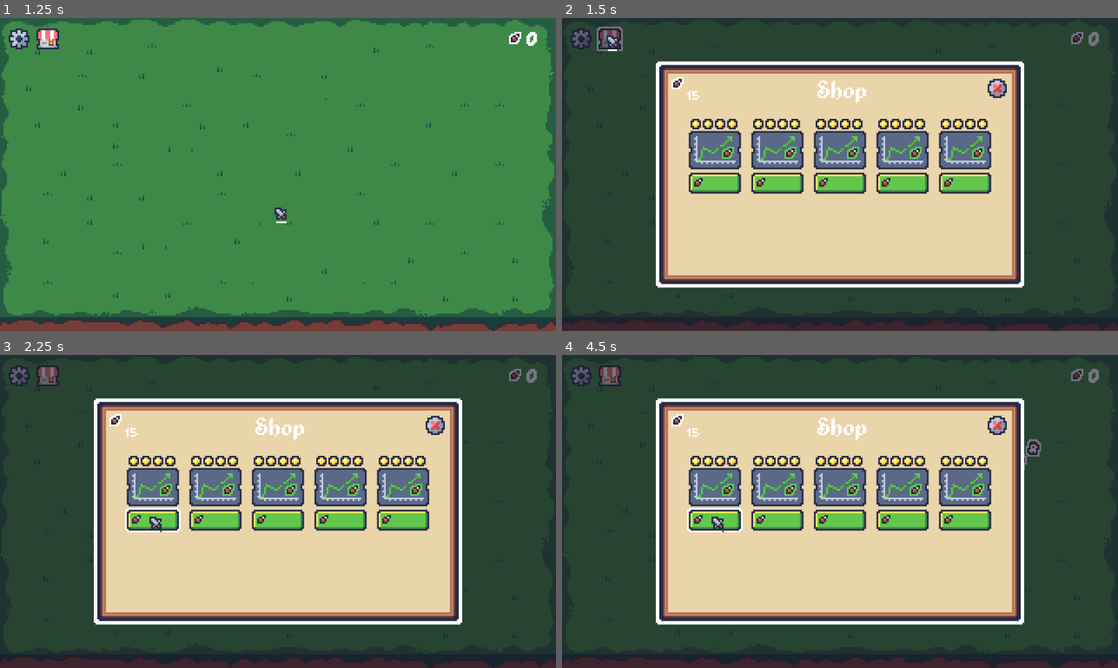
Above: before the commit, frames 1-4 (two rows, left to right).
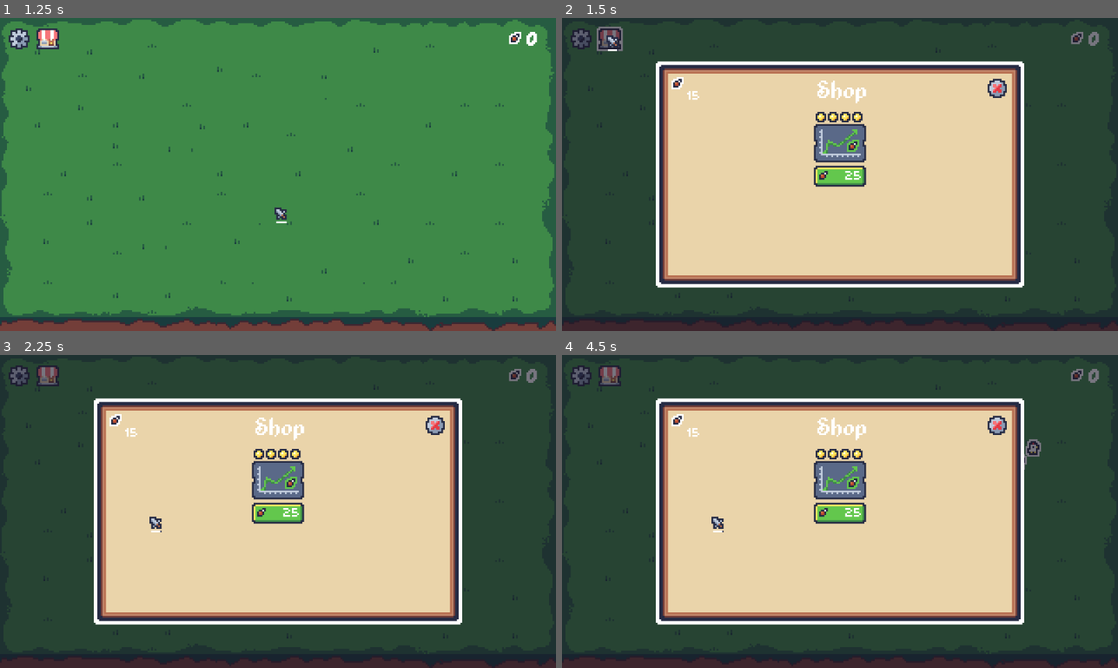
Above: after the commit, the same moments.

Repository: mrbartchak/chicken-incremental-game
Game: Godot game, scene res://ui/menu/main/main_menu.tscn
Two runs of this game, one before a commit and one after it. Both use one fixed random seed, a clock stepped at 60 frames per second and the inputs below. Sound files missing from this copy of the repository are replaced by a short silence.
Inputs (mouse positions are in pixels of both pictures, inside the frame that each line leads up to):
- Up to frame 1 (1.25 s): click "NEW GAME" at 0.5 s
- Up to frame 2 (1.5 s): click (612, 39) at 1.25 s
- Up to frame 3 (2.25 s): click (155, 520) at 2.02 s
- Up to frame 4 (4.5 s): click (840, 514) at 2.75 s, where only the run after the commit has a clickable "25"; click (612, 376) at 3.5 s; click (717, 520) at 4.27 s

Frame 1 is identical in both runs. In frame 2, 9.9% of the frame differs, in the area x 22-78%, y 30-57%; in frame 3, 10%; in frame 4, 10%.

Commit message:
upgrade resource, wing value upgrade resource, gonna try strategy pattern for the upgrades

Diff:
--- a/core/autoloads/gamestate.gd
+++ b/core/autoloads/gamestate.gd
@@ -5,13 +5,14 @@
 
 var wings: int = 0
 var total_wings_collected: int = 0
+var wing_value: int = 1
 
 var chicken_count: int = 0
 var max_chickens: int = 1
 
-func add_wings(amount: int = 1) -> void:
-	wings += amount
-	total_wings_collected += amount
+func collect_wing() -> void:
+	wings += wing_value
+	total_wings_collected += wing_value
 	wings_changed.emit(wings)
 
 func add_chickens(amount: int = 1) -> void:
--- a/drops/wings/wing.gd
+++ b/drops/wings/wing.gd
@@ -35,7 +35,7 @@
 		return
 	collect_sound.play()
 	collected = true
-	GameState.add_wings(1)
+	GameState.collect_wing()
 	$Sprite2D.visible = false
 	await collect_sound.finished
 	queue_free()
--- a/ui/menu/shop/shop_menu.tscn
+++ b/ui/menu/shop/shop_menu.tscn
@@ -23,6 +23,9 @@
 [sub_resource type="AtlasTexture" id="AtlasTexture_okyqw"]
 atlas = ExtResource("7_ttsph")
 region = Rect2(0, 14, 32, 14)
+
+[sub_resource type="LabelSettings" id="LabelSettings_jn3yi"]
+font_size = 10
 
 [node name="ShopMenu" type="CanvasLayer"]
 script = ExtResource("1_6id7x")
@@ -64,7 +67,7 @@
 
 [node name="ShopMenuStack" type="VBoxContainer" parent="ShopPanel/ShopMargin"]
 layout_mode = 2
-theme_override_constants/separation = 8
+theme_override_constants/separation = 4
 
 [node name="TopBar" type="HBoxContainer" parent="ShopPanel/ShopMargin/ShopMenuStack"]
 layout_mode = 2
@@ -148,172 +151,19 @@
 texture_hover = SubResource("AtlasTexture_okyqw")
 texture_focused = SubResource("AtlasTexture_ttsph")
 
-[node name="Upgrade2" type="VBoxContainer" parent="ShopPanel/ShopMargin/ShopMenuStack/UpgradesRow"]
-layout_mode = 2
-theme_override_constants/separation = 1
-alignment = 1
-
-[node name="UpgradeTiers" type="HBoxContainer" parent="ShopPanel/ShopMargin/ShopMenuStack/UpgradesRow/Upgrade2"]
-layout_mode = 2
-theme_override_constants/separation = 1
-alignment = 1
-
-[node name="TextureRect" type="TextureRect" parent="ShopPanel/ShopMargin/ShopMenuStack/UpgradesRow/Upgrade2/UpgradeTiers"]
-layout_mode = 2
-texture = ExtResource("7_jn3yi")
-
-[node name="TextureRect2" type="TextureRect" parent="ShopPanel/ShopMargin/ShopMenuStack/UpgradesRow/Upgrade2/UpgradeTiers"]
-layout_mode = 2
-texture = ExtResource("7_jn3yi")
-
-[node name="TextureRect3" type="TextureRect" parent="ShopPanel/ShopMargin/ShopMenuStack/UpgradesRow/Upgrade2/UpgradeTiers"]
-layout_mode = 2
-texture = ExtResource("7_jn3yi")
-
-[node name="TextureRect4" type="TextureRect" parent="ShopPanel/ShopMargin/ShopMenuStack/UpgradesRow/Upgrade2/UpgradeTiers"]
-layout_mode = 2
-texture = ExtResource("7_jn3yi")
-
-[node name="CenterContainer" type="CenterContainer" parent="ShopPanel/ShopMargin/ShopMenuStack/UpgradesRow/Upgrade2"]
-layout_mode = 2
-
-[node name="TextureRect" type="TextureRect" parent="ShopPanel/ShopMargin/ShopMenuStack/UpgradesRow/Upgrade2/CenterContainer"]
-layout_mode = 2
-texture = ExtResource("7_okyqw")
-stretch_mode = 2
-
-[node name="Button" type="TextureButton" parent="ShopPanel/ShopMargin/ShopMenuStack/UpgradesRow/Upgrade2"]
-custom_minimum_size = Vector2(32, 14)
-layout_mode = 2
-texture_normal = SubResource("AtlasTexture_ttsph")
-texture_pressed = SubResource("AtlasTexture_ttsph")
-texture_hover = SubResource("AtlasTexture_okyqw")
-texture_focused = SubResource("AtlasTexture_ttsph")
-
-[node name="Upgrade3" type="VBoxContainer" parent="ShopPanel/ShopMargin/ShopMenuStack/UpgradesRow"]
-layout_mode = 2
-theme_override_constants/separation = 1
-alignment = 1
-
-[node name="UpgradeTiers" type="HBoxContainer" parent="ShopPanel/ShopMargin/ShopMenuStack/UpgradesRow/Upgrade3"]
-layout_mode = 2
-theme_override_constants/separation = 1
-alignment = 1
-
-[node name="TextureRect" type="TextureRect" parent="ShopPanel/ShopMargin/ShopMenuStack/UpgradesRow/Upgrade3/UpgradeTiers"]
-layout_mode = 2
-texture = ExtResource("7_jn3yi")
-
-[node name="TextureRect2" type="TextureRect" parent="ShopPanel/ShopMargin/ShopMenuStack/UpgradesRow/Upgrade3/UpgradeTiers"]
-layout_mode = 2
-texture = ExtResource("7_jn3yi")
-
-[node name="TextureRect3" type="TextureRect" parent="ShopPanel/ShopMargin/ShopMenuStack/UpgradesRow/Upgrade3/UpgradeTiers"]
-layout_mode = 2
-texture = ExtResource("7_jn3yi")
-
-[node name="TextureRect4" type="TextureRect" parent="ShopPanel/ShopMargin/ShopMenuStack/UpgradesRow/Upgrade3/UpgradeTiers"]
-layout_mode = 2
-texture = ExtResource("7_jn3yi")
-
-[node name="CenterContainer" type="CenterContainer" parent="ShopPanel/ShopMargin/ShopMenuStack/UpgradesRow/Upgrade3"]
-layout_mode = 2
-
-[node name="TextureRect" type="TextureRect" parent="ShopPanel/ShopMargin/ShopMenuStack/UpgradesRow/Upgrade3/CenterContainer"]
-layout_mode = 2
-texture = ExtResource("7_okyqw")
-stretch_mode = 2
-
-[node name="Button" type="TextureButton" parent="ShopPanel/ShopMargin/ShopMenuStack/UpgradesRow/Upgrade3"]
-custom_minimum_size = Vector2(32, 14)
-layout_mode = 2
-texture_normal = SubResource("AtlasTexture_ttsph")
-texture_pressed = SubResource("AtlasTexture_ttsph")
-texture_hover = SubResource("AtlasTexture_okyqw")
-texture_focused = SubResource("AtlasTexture_ttsph")
-
-[node name="Upgrade4" type="VBoxContainer" parent="ShopPanel/ShopMargin/ShopMenuStack/UpgradesRow"]
-layout_mode = 2
-theme_override_constants/separation = 1
-alignment = 1
-
-[node name="UpgradeTiers" type="HBoxContainer" parent="ShopPanel/ShopMargin/ShopMenuStack/UpgradesRow/Upgrade4"]
-layout_mode = 2
-theme_override_constants/separation = 1
-alignment = 1
-
-[node name="TextureRect" type="TextureRect" parent="ShopPanel/ShopMargin/ShopMenuStack/UpgradesRow/Upgrade4/UpgradeTiers"]
-layout_mode = 2
-texture = ExtResource("7_jn3yi")
-
-[node name="TextureRect2" type="TextureRect" parent="ShopPanel/ShopMargin/ShopMenuStack/UpgradesRow/Upgrade4/UpgradeTiers"]
-layout_mode = 2
-texture = ExtResource("7_jn3yi")
-
-[node name="TextureRect3" type="TextureRect" parent="ShopPanel/ShopMargin/ShopMenuStack/UpgradesRow/Upgrade4/UpgradeTiers"]
-layout_mode = 2
-texture = ExtResource("7_jn3yi")
-
-[node name="TextureRect4" type="TextureRect" parent="ShopPanel/ShopMargin/ShopMenuStack/UpgradesRow/Upgrade4/UpgradeTiers"]
-layout_mode = 2
-texture = ExtResource("7_jn3yi")
-
-[node name="CenterContainer" type="CenterContainer" parent="ShopPanel/ShopMargin/ShopMenuStack/UpgradesRow/Upgrade4"]
-layout_mode = 2
-
-[node name="TextureRect" type="TextureRect" parent="ShopPanel/ShopMargin/ShopMenuStack/UpgradesRow/Upgrade4/CenterContainer"]
-layout_mode = 2
-texture = ExtResource("7_okyqw")
-stretch_mode = 2
-
-[node name="Button" type="TextureButton" parent="ShopPanel/ShopMargin/ShopMenuStack/UpgradesRow/Upgrade4"]
-custom_minimum_size = Vector2(32, 14)
-layout_mode = 2
-texture_normal = SubResource("AtlasTexture_ttsph")
-texture_pressed = SubResource("AtlasTexture_ttsph")
-texture_hover = SubResource("AtlasTexture_okyqw")
-texture_focused = SubResource("AtlasTexture_ttsph")
-
-[node name="Upgrade5" type="VBoxContainer" parent="ShopPanel/ShopMargin/ShopMenuStack/UpgradesRow"]
-layout_mode = 2
-theme_override_constants/separation = 1
-alignment = 1
-
-[node name="UpgradeTiers" type="HBoxContainer" parent="ShopPanel/ShopMargin/ShopMenuStack/UpgradesRow/Upgrade5"]
-layout_mode = 2
-theme_override_constants/separation = 1
-alignment = 1
-
-[node name="TextureRect" type="TextureRect" parent="ShopPanel/ShopMargin/ShopMenuStack/UpgradesRow/Upgrade5/UpgradeTiers"]
-layout_mode = 2
-texture = ExtResource("7_jn3yi")
-
-[node name="TextureRect2" type="TextureRect" parent="ShopPanel/ShopMargin/ShopMenuStack/UpgradesRow/Upgrade5/UpgradeTiers"]
-layout_mode = 2
-texture = ExtResource("7_jn3yi")
-
-[node name="TextureRect3" type="TextureRect" parent="ShopPanel/ShopMargin/ShopMenuStack/UpgradesRow/Upgrade5/UpgradeTiers"]
-layout_mode = 2
-texture = ExtResource("7_jn3yi")
-
-[node name="TextureRect4" type="TextureRect" parent="ShopPanel/ShopMargin/ShopMenuStack/UpgradesRow/Upgrade5/UpgradeTiers"]
-layout_mode = 2
-texture = ExtResource("7_jn3yi")
-
-[node name="CenterContainer" type="CenterContainer" parent="ShopPanel/ShopMargin/ShopMenuStack/UpgradesRow/Upgrade5"]
-layout_mode = 2
-
-[node name="TextureRect" type="TextureRect" parent="ShopPanel/ShopMargin/ShopMenuStack/UpgradesRow/Upgrade5/CenterContainer"]
-layout_mode = 2
-texture = ExtResource("7_okyqw")
-stretch_mode = 2
-
-[node name="Button" type="TextureButton" parent="ShopPanel/ShopMargin/ShopMenuStack/UpgradesRow/Upgrade5"]
-custom_minimum_size = Vector2(32, 14)
-layout_mode = 2
-texture_normal = SubResource("AtlasTexture_ttsph")
-texture_pressed = SubResource("AtlasTexture_ttsph")
-texture_hover = SubResource("AtlasTexture_okyqw")
-texture_focused = SubResource("AtlasTexture_ttsph")
+[node name="Label" type="Label" parent="ShopPanel/ShopMargin/ShopMenuStack/UpgradesRow/Upgrade/Button"]
+layout_mode = 1
+anchors_preset = 15
+anchor_right = 1.0
+anchor_bottom = 1.0
+offset_left = -3.0
+offset_top = -2.0
+offset_right = -3.0
+offset_bottom = -2.0
+grow_horizontal = 2
+grow_vertical = 2
+text = "25"
+label_settings = SubResource("LabelSettings_jn3yi")
+horizontal_alignment = 2
 
 [connection signal="pressed" from="ShopPanel/ShopMargin/ShopMenuStack/TopBar/ExitButton" to="." method="_on_exit_button_pressed"]
--- /dev/null
+++ b/upgrades/upgrade.gd
@@ -0,0 +1,11 @@
+class_name Upgrade
+extends Resource
+
+@export var id: String
+@export var display_name: String
+@export var description: String
+@export var cost: int
+@export var icon: Texture2D
+
+func apply() -> void:
+	pass
--- /dev/null
+++ b/upgrades/upgrade.tscn
@@ -0,0 +1,72 @@
+[gd_scene load_steps=7 format=3 uid="uid://c4yp75834n5ji"]
+
+[ext_resource type="Texture2D" uid="uid://bntyr0xn8ui0c" path="res://ui/menu/shop/upgrade_tier_icon.png" id="1_fvx8q"]
+[ext_resource type="Texture2D" uid="uid://df1g6w2t6nea" path="res://ui/menu/shop/wing_price_upgrade_icon.png" id="2_wh05j"]
+[ext_resource type="Texture2D" uid="uid://dkexwtmywpi4n" path="res://ui/menu/shop/shop_price_buttons.png" id="3_cit4l"]
+
+[sub_resource type="AtlasTexture" id="AtlasTexture_ttsph"]
+atlas = ExtResource("3_cit4l")
+region = Rect2(0, 0, 32, 14)
+
+[sub_resource type="AtlasTexture" id="AtlasTexture_okyqw"]
+atlas = ExtResource("3_cit4l")
+region = Rect2(0, 14, 32, 14)
+
+[sub_resource type="LabelSettings" id="LabelSettings_jn3yi"]
+font_size = 10
+
+[node name="Upgrade" type="VBoxContainer"]
+theme_override_constants/separation = 1
+alignment = 1
+
+[node name="UpgradeTiers" type="HBoxContainer" parent="."]
+layout_mode = 2
+theme_override_constants/separation = 1
+alignment = 1
+
+[node name="TextureRect" type="TextureRect" parent="UpgradeTiers"]
+layout_mode = 2
+texture = ExtResource("1_fvx8q")
+
+[node name="TextureRect2" type="TextureRect" parent="UpgradeTiers"]
+layout_mode = 2
+texture = ExtResource("1_fvx8q")
+
+[node name="TextureRect3" type="TextureRect" parent="UpgradeTiers"]
+layout_mode = 2
+texture = ExtResource("1_fvx8q")
+
+[node name="TextureRect4" type="TextureRect" parent="UpgradeTiers"]
+layout_mode = 2
+texture = ExtResource("1_fvx8q")
+
+[node name="CenterContainer" type="CenterContainer" parent="."]
+layout_mode = 2
+
+[node name="TextureRect" type="TextureRect" parent="CenterContainer"]
+layout_mode = 2
+texture = ExtResource("2_wh05j")
+stretch_mode = 2
+
+[node name="Button" type="TextureButton" parent="."]
+custom_minimum_size = Vector2(32, 14)
+layout_mode = 2
+texture_normal = SubResource("AtlasTexture_ttsph")
+texture_pressed = SubResource("AtlasTexture_ttsph")
+texture_hover = SubResource("AtlasTexture_okyqw")
+texture_focused = SubResource("AtlasTexture_ttsph")
+
+[node name="Label" type="Label" parent="Button"]
+layout_mode = 1
+anchors_preset = 15
+anchor_right = 1.0
+anchor_bottom = 1.0
+offset_left = -3.0
+offset_top = -2.0
+offset_right = -3.0
+offset_bottom = -2.0
+grow_horizontal = 2
+grow_vertical = 2
+text = "25"
+label_settings = SubResource("LabelSettings_jn3yi")
+horizontal_alignment = 2
--- /dev/null
+++ b/upgrades/wing_value/wing_value_upgrade.gd
@@ -0,0 +1,7 @@
+class_name WingValueUpgrade
+extends Upgrade
+
+@export var value_increase: int
+
+func apply() -> void:
+	GameState.wing_value += value_increase
--- /dev/null
+++ b/upgrades/wing_value/wing_value_upgrade_1.tres
@@ -0,0 +1,13 @@
+[gd_resource type="Resource" script_class="WingValueUpgrade" load_steps=3 format=3 uid="uid://bwbohps0aru7v"]
+
+[ext_resource type="Texture2D" uid="uid://df1g6w2t6nea" path="res://ui/menu/shop/wing_price_upgrade_icon.png" id="1_4ybu2"]
+[ext_resource type="Script" uid="uid://cnuwmnmx87qjw" path="res://upgrades/wing_value/wing_value_upgrade.gd" id="1_awrx1"]
+
+[resource]
+script = ExtResource("1_awrx1")
+value_increase = 1
+id = "wing_value_upgrade_1"
+description = "Adds +1 wing value for every wing"
+cost = 25
+icon = ExtResource("1_4ybu2")
+metadata/_custom_type_script = "uid://cnuwmnmx87qjw"
Not shown: 1 places in ui/menu/shop/shop_menu.tscn that only renumber resources
Not shown, added: upgrades/upgrade.gd.uid
Not shown, added: upgrades/wing_value/wing_value_upgrade.gd.uid
